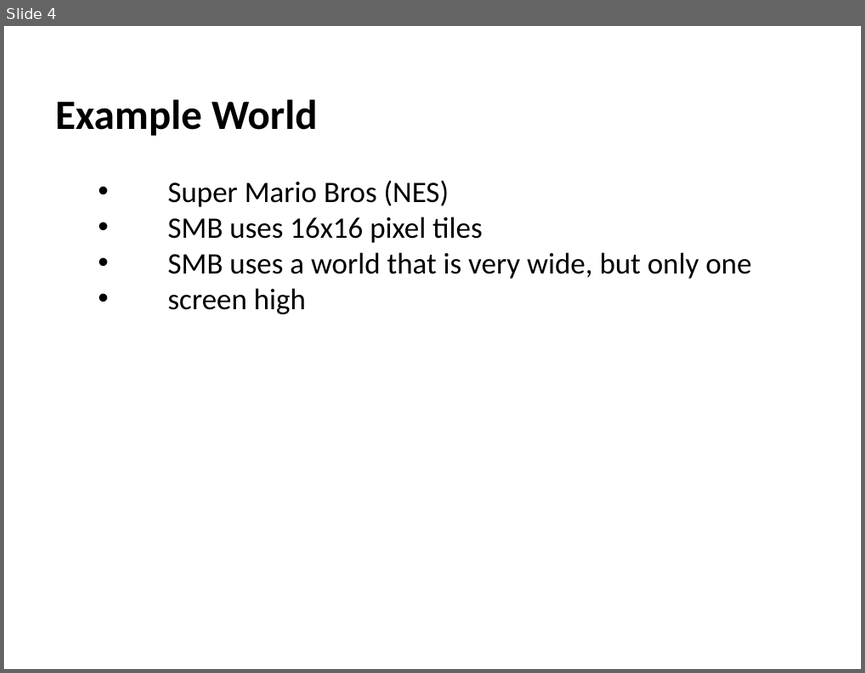
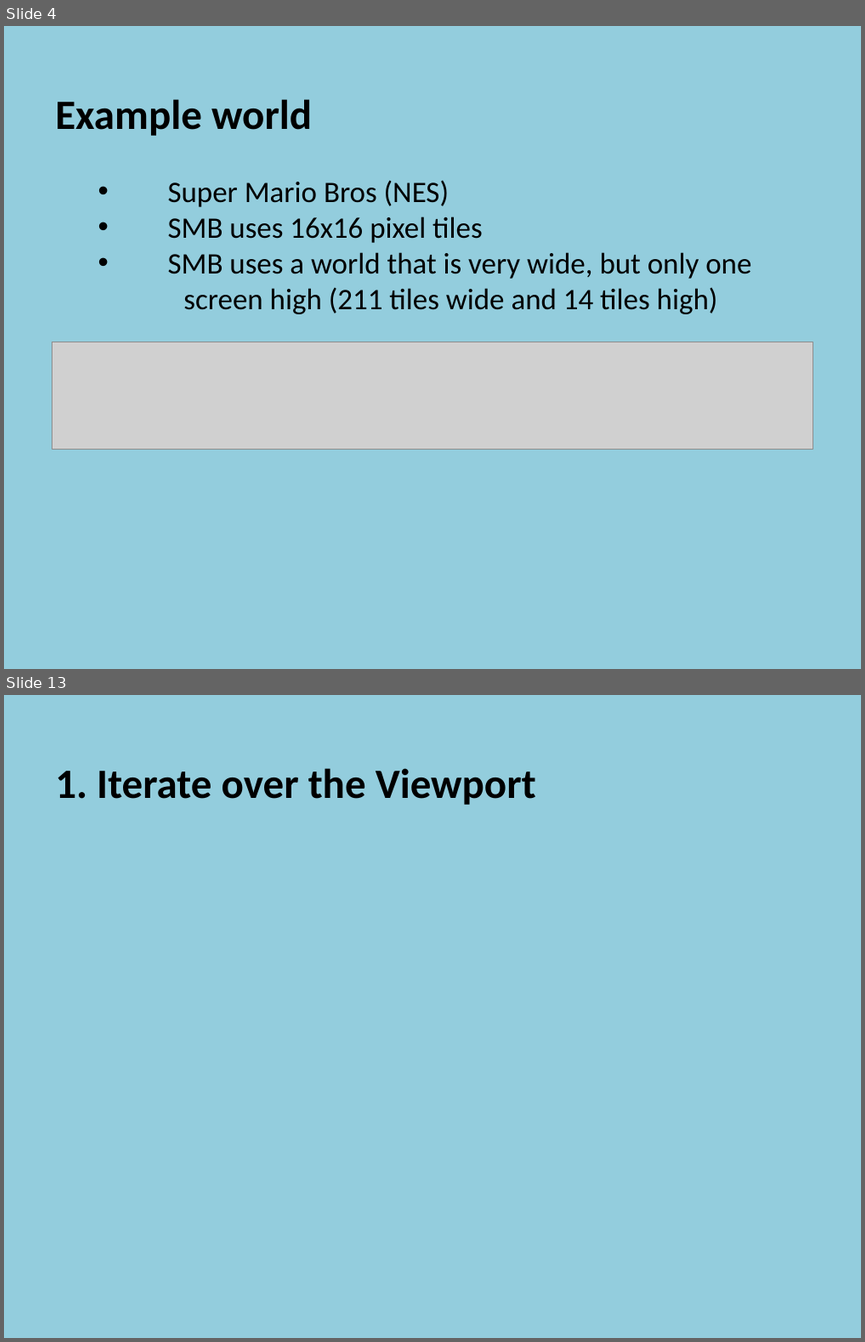
Before and after one commit to szetko/course-materials, a slide deck: Programming 4/07.1 Manual Scrolling Tile Map/07.1 Manual Scrolling Tile Map.pptx. Shown one above the other, each under a label of ours: slide 4 before the commit, slides 4 and 13 after it; the slides between them are not shown. The pictures are 865x673 and 865x1342 pixels, drawn with LibreOffice and Linux fonts; fonts in the diff are those of the drawing; grey boxes stand for pictures. Boxes give left, top, right and bottom in pixels: in the first picture for what was removed or moved away, otherwise in the second. Text is boxed around its words. In the diff, an @@ line names an element or a change of style, - is before the commit and + after.

```diff
--- a/Programming 4/07.1 Manual Scrolling Tile Map/07.1 Manual Scrolling Tile Map.pptx
+++ b/Programming 4/07.1 Manual Scrolling Tile Map/07.1 Manual Scrolling Tile Map.pptx
@@ slide 13 added at (4,695,861,1338), background #93CDDD @@
@@ text added at (55,768,536,805), 35 pt, text #000000, bold @@
+  1. Iterate over the Viewport
@@ slide 4 changed as well @@
@@ background #FFFFFF to #93CDDD @@
@@ text at (55,99,312,136): text changed @@
-  Example World
+  Example world
@@ text at (183,287,718,314): text changed @@
-    • screen high
+    screen high (211 tiles wide and 14 tiles high)
@@ picture added at (52,341,813,448) @@
```
Also in this commit, not shown: 3 other slides changed, 15 other slides added, 13 other files.
